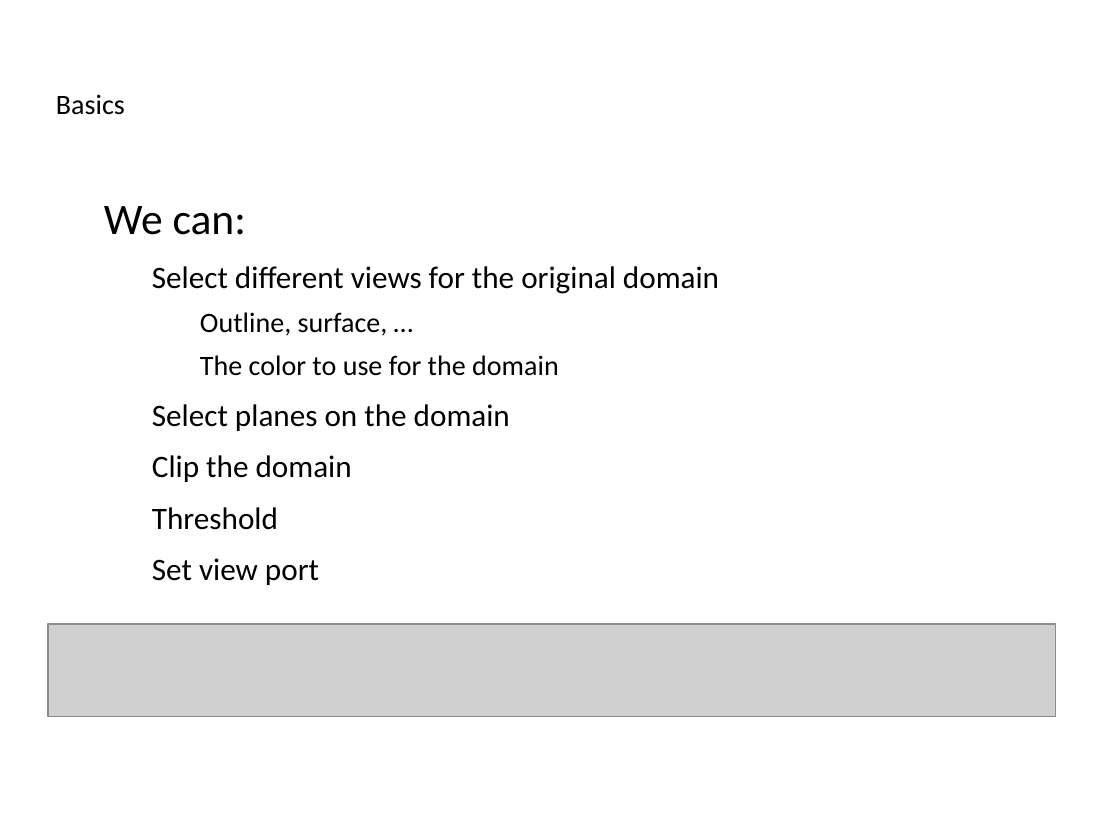
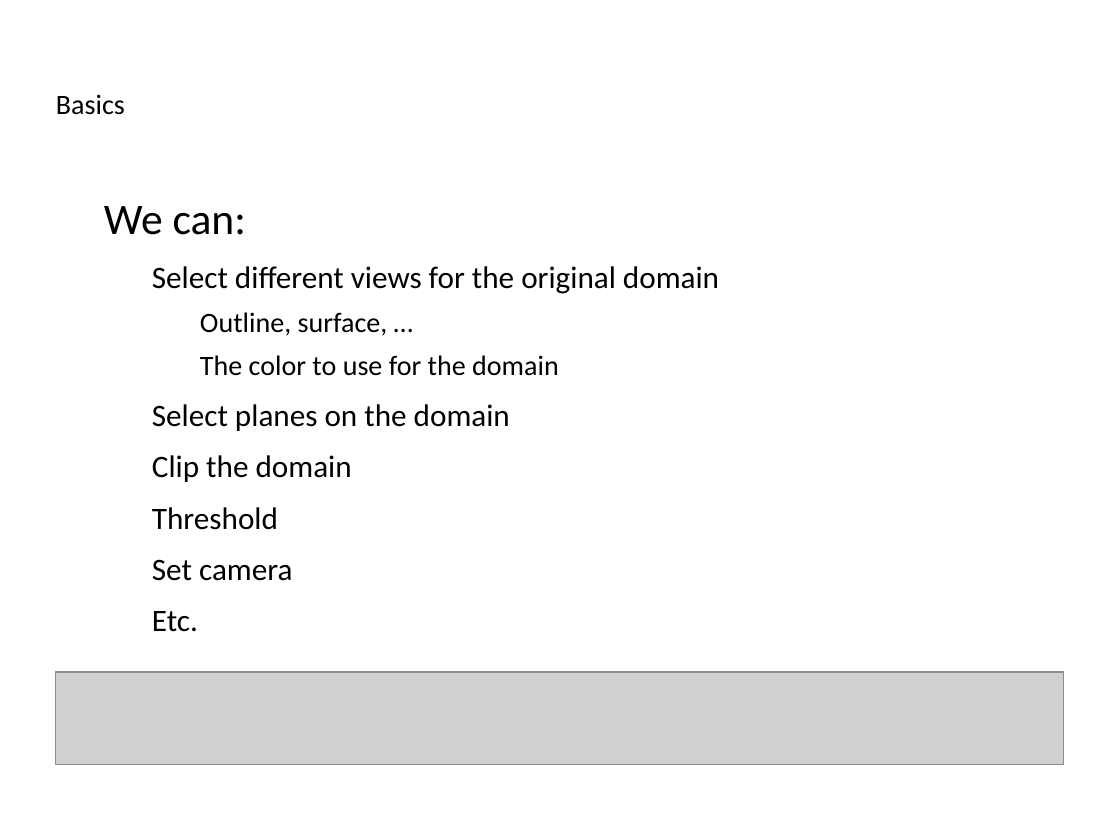
Before and after one commit to ucgmsim/workshops, a slide deck: slide 5 of presentation/slides.odp. Drawn at 1120x840 pixels with LibreOffice and Linux fonts; fonts in the diff are those of the drawing; grey boxes stand for pictures; background and template pictures are left out. Boxes give left, top, right and bottom in pixels: in the first picture for what was removed or moved away, otherwise in the second. Text is boxed around its words. In the diff, an @@ line names an element or a change of style, - is before the commit and + after.

Commit message:
Final minor modifications

```diff
--- a/presentation/slides.odp
+++ b/presentation/slides.odp
@@ text at (152,559,292,632): text changed @@
-  − Set view port
+  − Set camera
+  − Etc.
@@ picture: place and size @@
-picture at (48,624,1056,717)
+picture at (56,672,1064,764)
```
